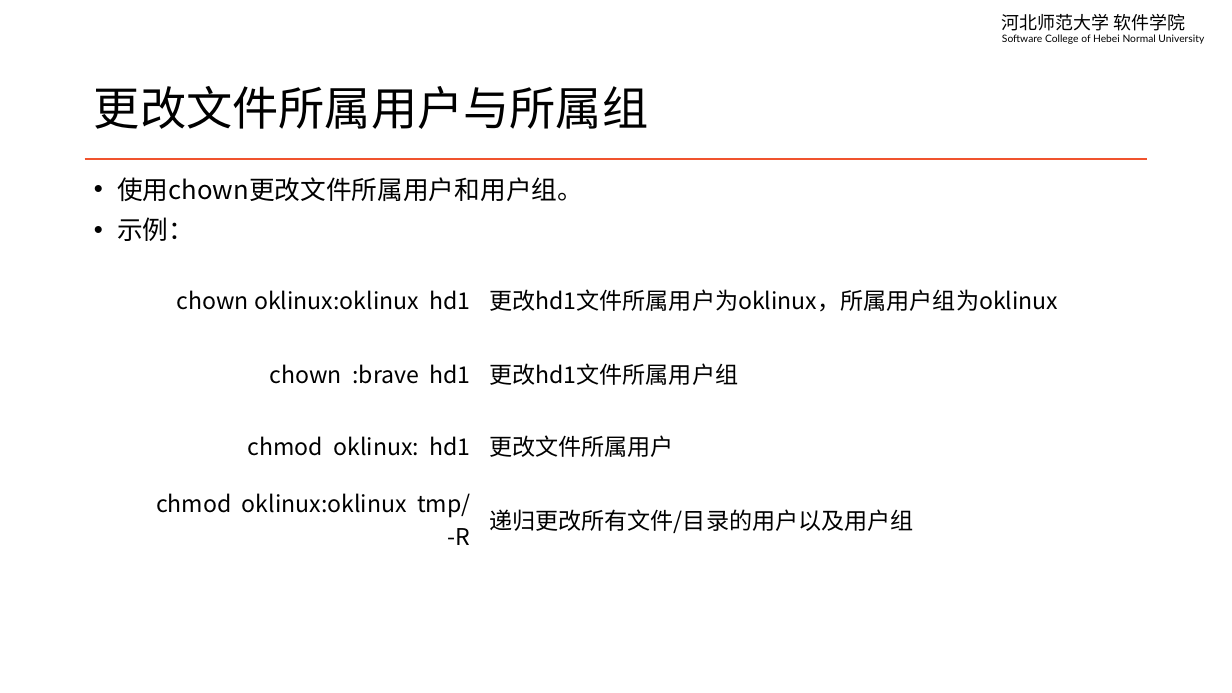
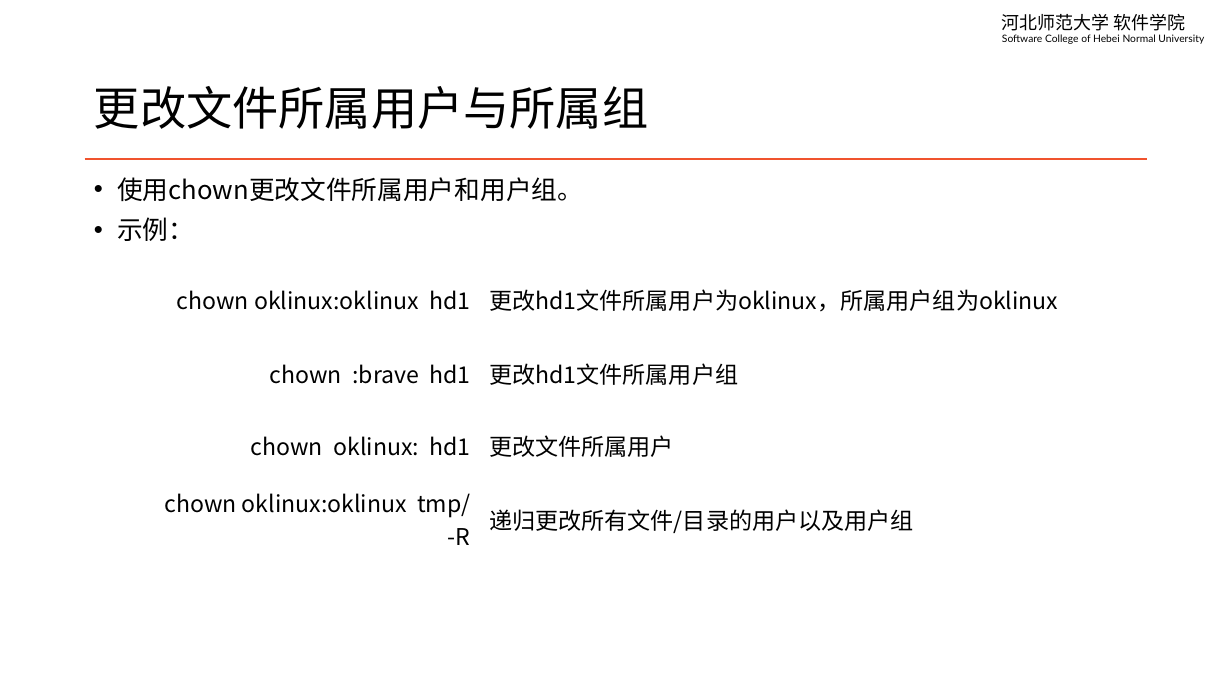
Before and after one commit to edu2act/course-linux-system, a slide deck: slide 10 of materials/slides/ch08-file-management.pptx. Drawn at 1232x693 pixels with LibreOffice and Linux fonts; fonts in the diff are those of the drawing. Boxes give left, top, right and bottom in pixels: in the first picture for what was removed or moved away, otherwise in the second. Text is boxed around its words. In the diff, an @@ line names an element or a change of style, - is before the commit and + after.

```diff
--- a/materials/slides/ch08-file-management.pptx
+++ b/materials/slides/ch08-file-management.pptx
@@ table at (x1=132, y1=262, x2=1086, y2=549) @@
-row 3, column 1: chmod oklinux: hd1
+row 3, column 1: chown oklinux: hd1
-row 4, column 1: chmod oklinux:oklinux tmp/ -R
+row 4, column 1: chown oklinux:oklinux tmp/ -R
```
Also in this commit, not shown: 2 other files.
